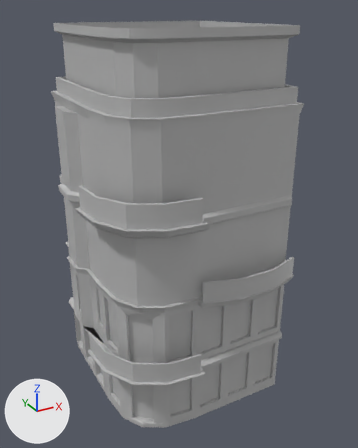
Before and after pictures for a commit that changed the FBX model Assets/Greybox lvl's/buildings/building corner.fbx.
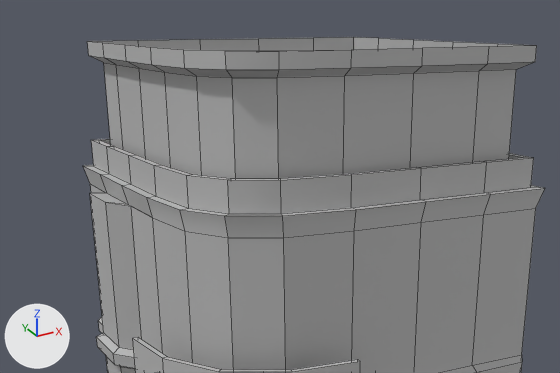
There are two pictures of each version: one whole from a camera (50 mm lens) standing at (-1.54, -2.89, 2.71) and looking at (0.01, -0.08, 1.3), one close up on the part from 2% to 87% of the width and 0% to 46% of the height. Lighting does not change. The marker at lower left points along +X, +Y and +Z. The close-ups show mesh edges as thin lines. Where no turn or scale is listed for an object, it has been applied to the vertices.
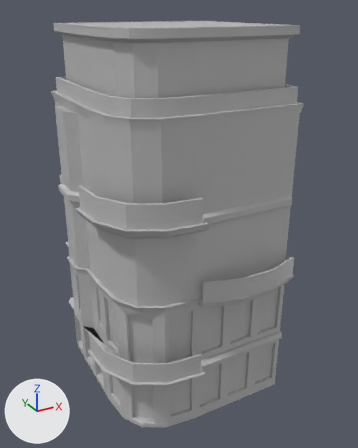
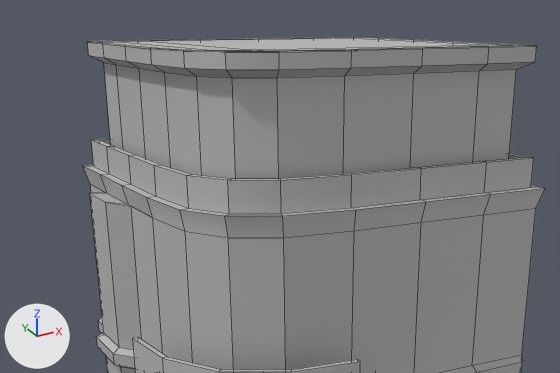
Edits to the scene script, one JSON object a line:
```json
{"op": "add", "block": "me_mesh_001", "code": ["me_mesh_001 = bpy.data.meshes.new('Mesh.001')", "me_mesh_001.from_pydata([(-0.49, -0.483, 2.601), (0.538, -0.581, 2.601), (-0.581, 0.545, 2.601), (0.538, 0.545, 2.601), (-0.361, -0.558, 2.601), (-0.465, 0.545, 2.601), (-0.563, -0.357, 2.601), (-0.465, -0.465, 2.601), (0.538, -0.465, 2.601), (-0.123, -0.577, 2.601), (-0.345, -0.465, 2.601), (-0.345, 0.545, 2.601), (-0.585, -0.133, 2.601), (-0.465, -0.338, 2.601), (-0.345, -0.338, 2.601), (0.538, -0.338, 2.601)], [], [(12, 13, 5, 2), (5, 13, 14, 11), (0, 4, 7, 6), (9, 10, 7, 4), (8, 10, 9, 1), (11, 14, 15, 3), (6, 7, 13, 12), (14, 13, 7, 10), (15, 14, 10, 8)])", "me_mesh_001.materials.append(mat_lambert2)  # grey #bcbcbc"]}
{"op": "add", "block": "ob_pasted__pplane1", "code": ["ob_pasted__pplane1 = bpy.data.objects.new('pasted__pPlane1', me_mesh_001)", "ob_pasted__pplane1.location = (0.018, 0.043, 0.0)"]}
```

Changed parts and their boxes (x1, y1, x2, y2) in the close-ups (560 x 373 px):
```json
{"object": "pasted__pPlane1", "change": "added", "after": [103, 38, 511, 51]}
```
